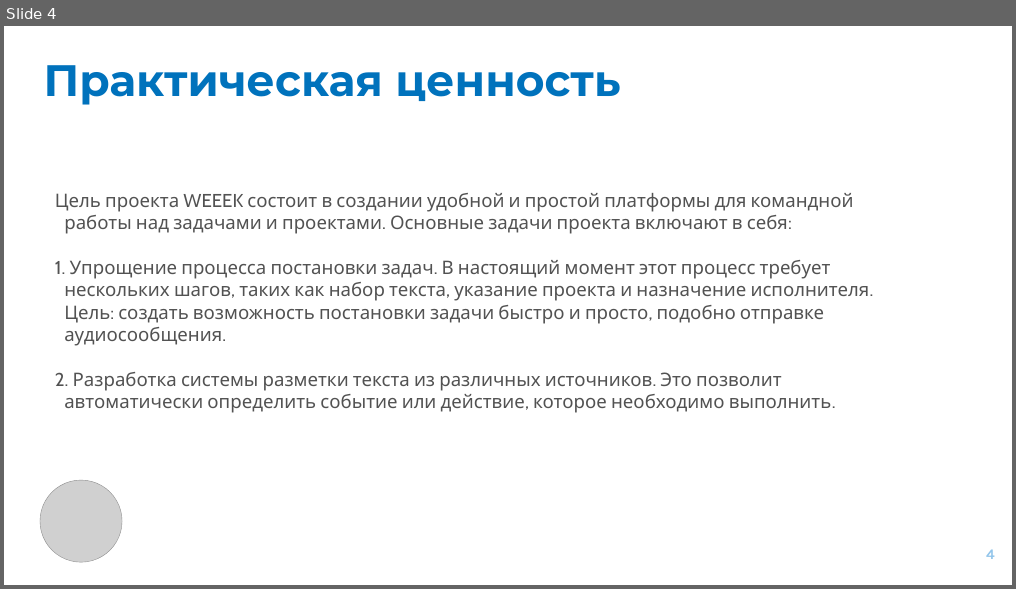
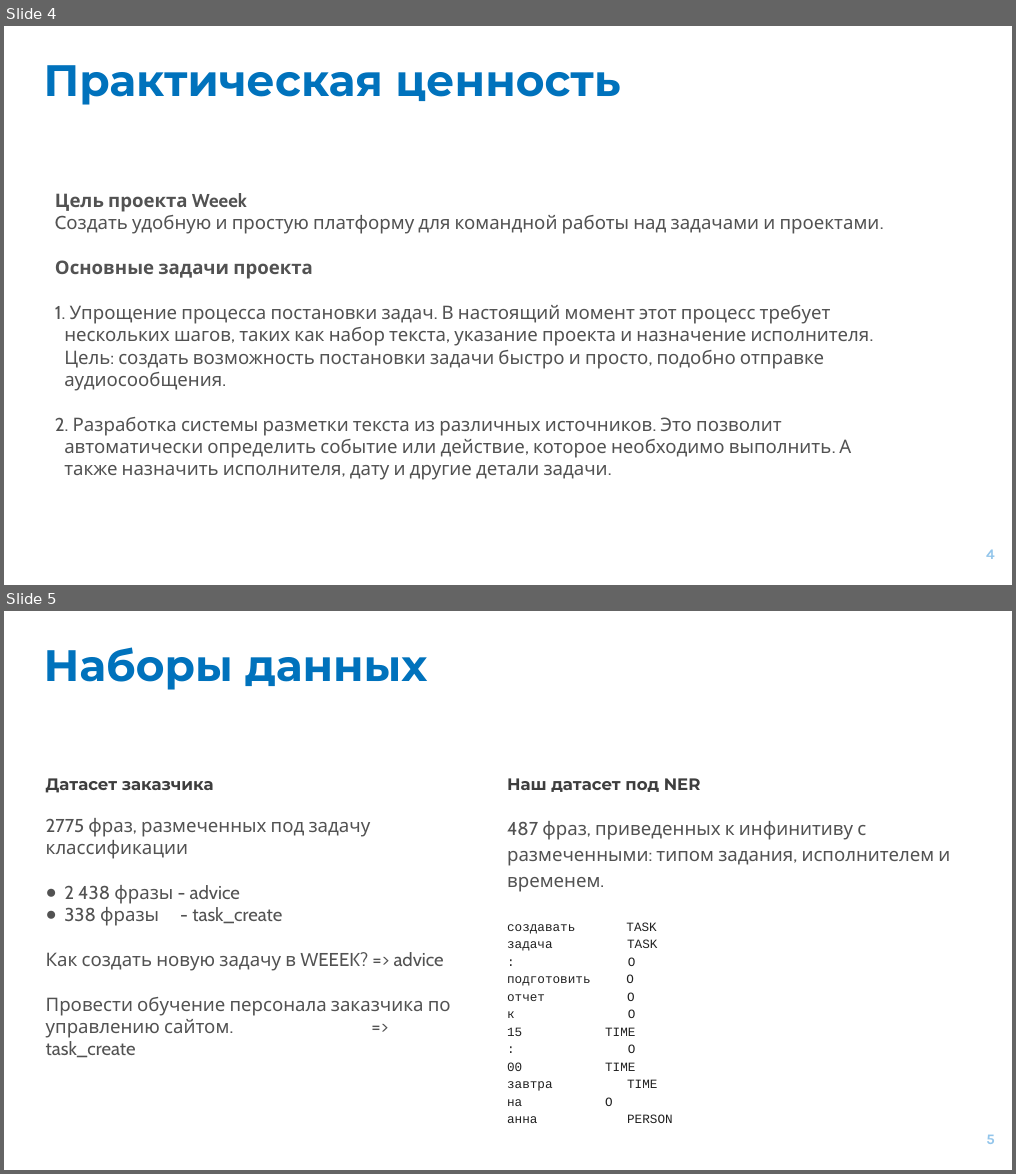
Before and after one commit to deeleel/weeek-hackathon, a slide deck: Авоська и Небоська_weeek.pptx. Shown one above the other, each under a label of ours: slide 4 before the commit, slides 4 and 5 after it. The pictures are 1016x589 and 1016x1174 pixels, drawn with LibreOffice and Linux fonts; fonts in the diff are those of the drawing; grey boxes stand for pictures. Boxes give left, top, right and bottom in pixels: in the first picture for what was removed or moved away, otherwise in the second. Text is boxed around its words. In the diff, an @@ line names an element or a change of style, - is before the commit and + after.

```diff
--- a/Авоська и Небоська_weeek.pptx
+++ b/Авоська и Небоська_weeek.pptx
@@ slide 5 added at box(4, 611, 1012, 1170), background #FFFFFF @@
@@ title added at box(44, 647, 427, 690), 85 pt, text #0072BC, bold @@
+Наборы данных
@@ text added at box(46, 778, 451, 1058), 36 pt, text #525252 @@
+Датасет заказчика
+2775 фраз, размеченных под задачу классификации
+● 2 438 фразы - advice
+● 338 фразы - task_create
+Как создать новую задачу в WEEEK? => advice
+Провести обучение персонала заказчика по управлению сайтом. => task_create
@@ text added at box(507, 778, 950, 1106), 24.5 pt, text #212121 @@
+Наш датасет под NER
+487 фраз, приведенных к инфинитиву с размеченными: типом задания, исполнителем и временем.
+создавать TASK
+задача TASK
+: O
+подготовить O
+отчет O
+к O
+15 TIME
+: O
+00 TIME
+завтра TIME
+на O
+анна PERSON
@@ page number added at box(986, 1134, 994, 1144), 28 pt, text #92C5EB, bold @@
+5
@@ slide 4 changed as well @@
@@ text at box(55, 193, 880, 279): text changed @@
-Цель проекта WEEEK состоит в создании удобной и простой платформы для командной работы над задачами и проектами. Основные задачи проекта включают в себя:
+Цель проекта Weeek
+Cоздать удобную и простую платформу для командной работы над задачами и проектами.
+Основные задачи проекта
@@ text at box(55, 417, 851, 480): text changed @@
-2. Разработка системы разметки текста из различных источников. Это позволит автоматически определить событие или действие, которое необходимо выполнить.
+2. Разработка системы разметки текста из различных источников. Это позволит автоматически определить событие или действие, которое необходимо выполнить. А также назначить исполнителя, дату и другие детали задачи.
@@ picture removed at box(40, 480, 122, 562) @@
```
Also in this commit, not shown: 4 other slides changed, 1 other slide added, 2 slides removed.
